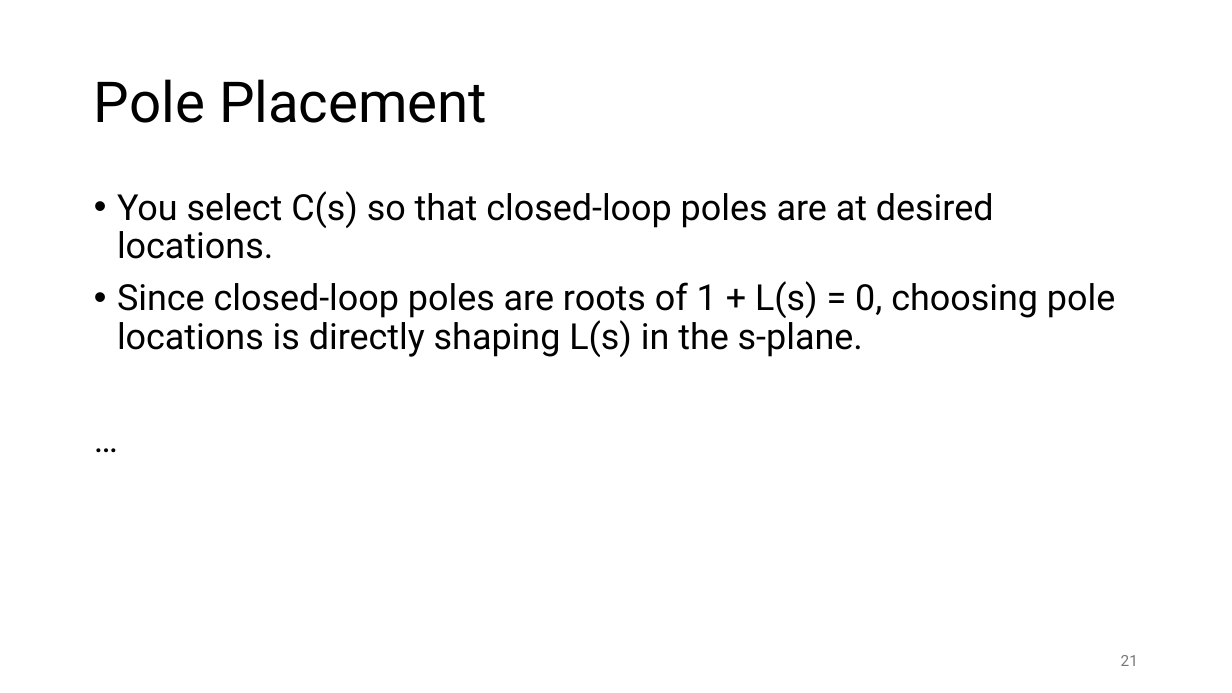
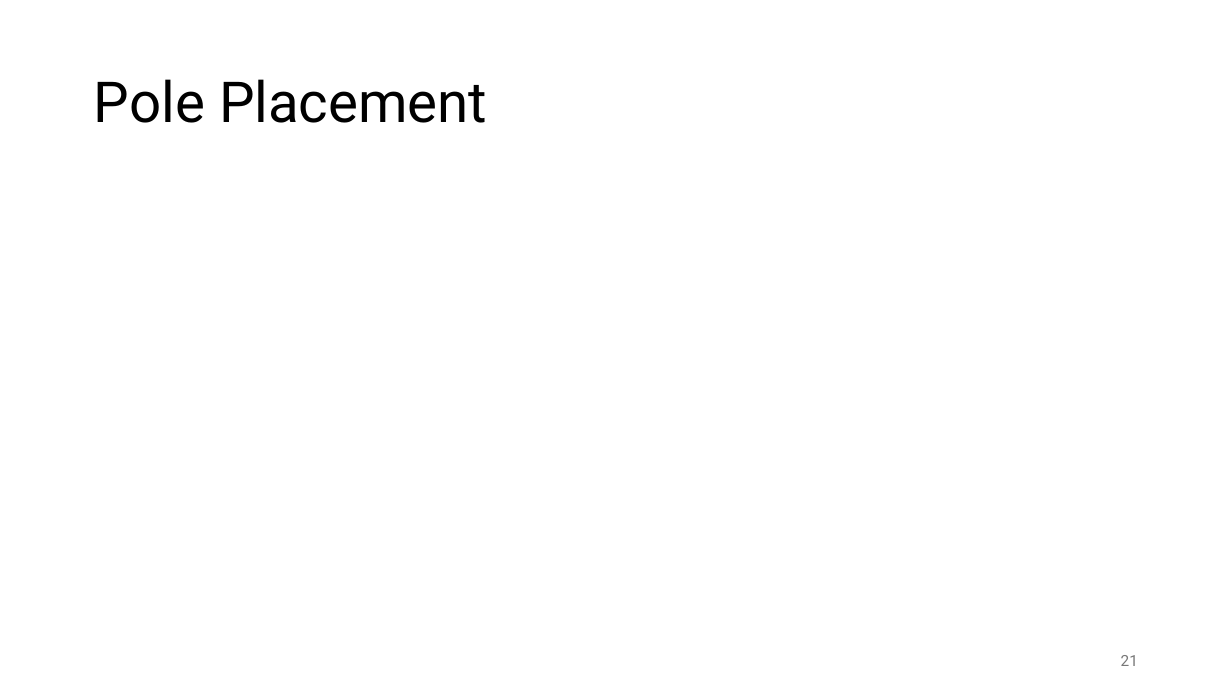
Before and after one commit to FelixWick/control_engineering, a slide deck: slide 21 of slides/5_controller_design.pptx. Drawn at 1232x693 pixels with LibreOffice and Linux fonts; fonts in the diff are those of the drawing; grey boxes stand for pictures. Boxes give left, top, right and bottom in pixels: in the first picture for what was removed or moved away, otherwise in the second. Text is boxed around its words. In the diff, an @@ line names an element or a change of style, - is before the commit and + after.

```diff
--- a/slides/5_controller_design.pptx
+++ b/slides/5_controller_design.pptx
@@ text removed at [117,191,1115,357] @@
-• You select C(s) so that closed-loop poles are at desired locations.
-• Since closed-loop poles are roots of 1 + L(s) = 0, choosing pole locations is directly shaping L(s) in the s-plane.
-…
```
Also in this commit, not shown: 7 other slides changed, 1 other file.
